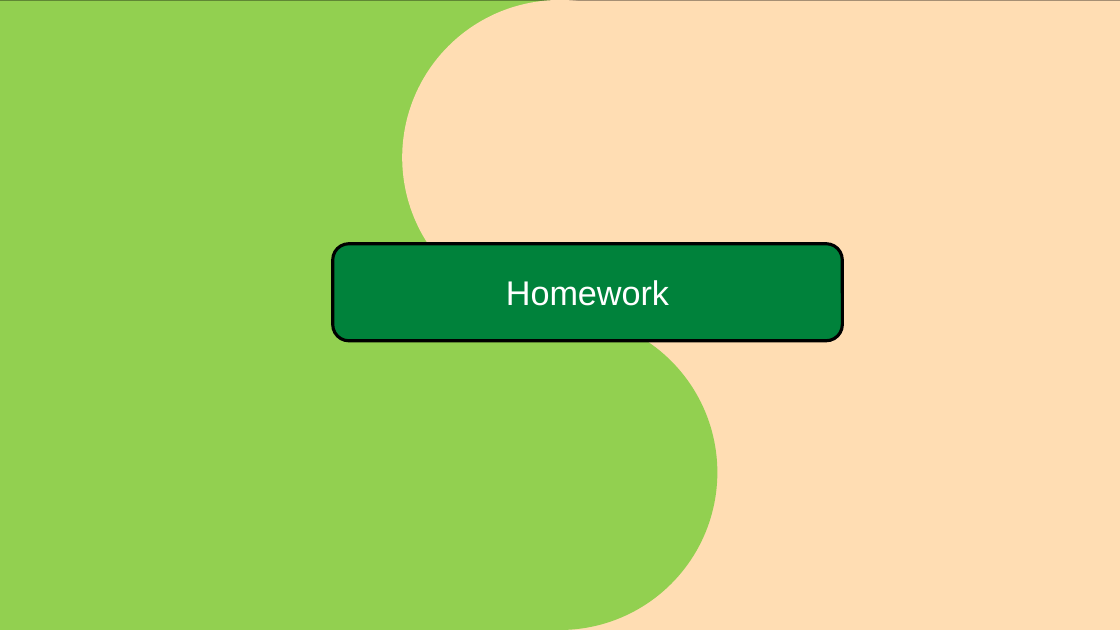
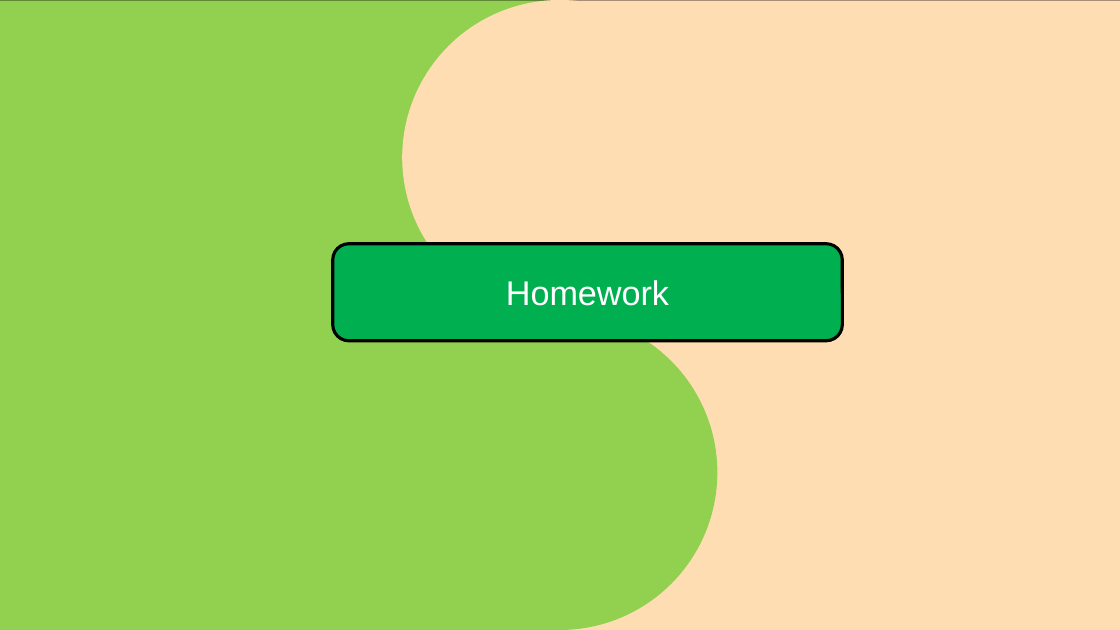
Before and after one commit to frank-trollmann/machine-learning_example-project, a slide deck: slide 25 of documentation/Session 1.pptx (slide 24 before the commit). Drawn at 1120x630 pixels with LibreOffice and Linux fonts; fonts in the diff are those of the drawing. Boxes give left, top, right and bottom in pixels: in the first picture for what was removed or moved away, otherwise in the second. Text is boxed around its words. In the diff, an @@ line names an element or a change of style, - is before the commit and + after.

```diff
--- a/documentation/Session 1.pptx
+++ b/documentation/Session 1.pptx
@@ rounded rectangle "Homework" at (333,244,842,342): fill #00823B to #00B050 @@
```
Also in this commit, not shown: 14 other slides changed, 1 slide added, 1 other file.
